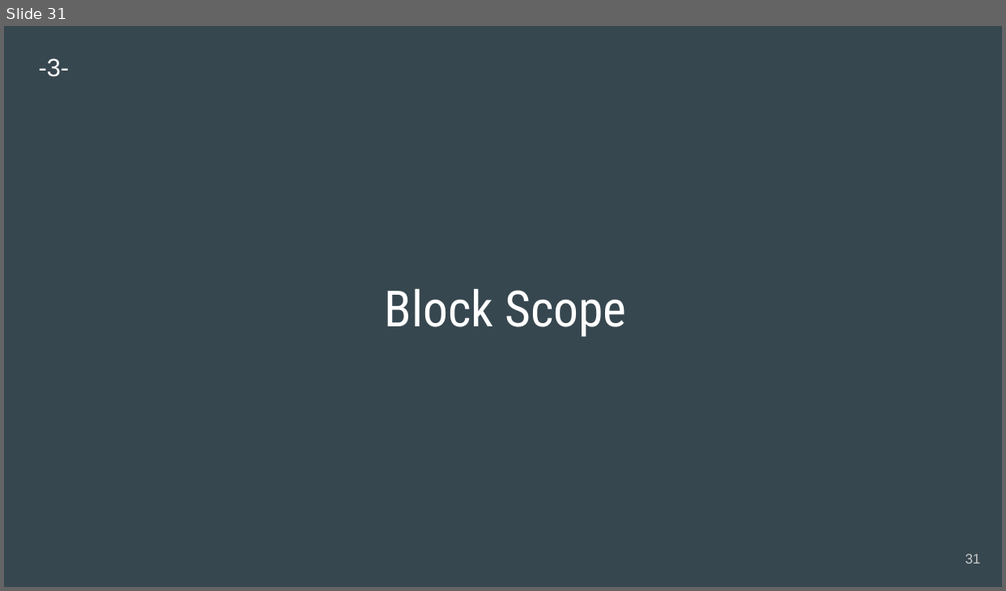
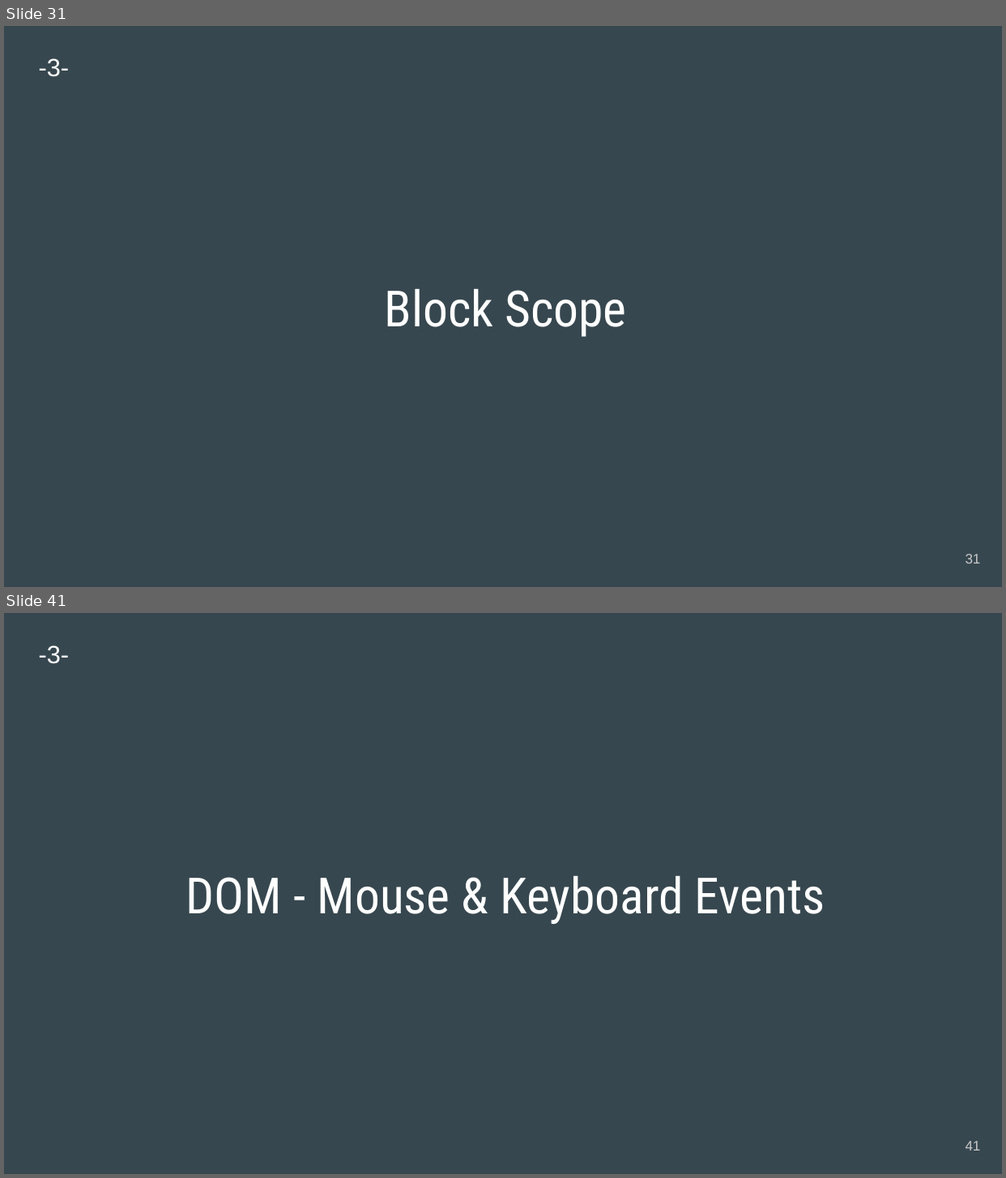
Before and after one commit to engwsalama/webdev_js, a slide deck: 2020-WebDev_js.pptx. Shown one above the other, each under a label of ours: slide 31 before the commit, slides 31 and 41 after it; the slides between them are not shown. The pictures are 1006x591 and 1006x1178 pixels, drawn with LibreOffice and Linux fonts; fonts in the diff are those of the drawing. Boxes give left, top, right and bottom in pixels: in the first picture for what was removed or moved away, otherwise in the second. Text is boxed around its words. In the diff, an @@ line names an element or a change of style, - is before the commit and + after.

```diff
--- a/2020-WebDev_js.pptx
+++ b/2020-WebDev_js.pptx
@@ slide 41 added at [4, 613, 1002, 1174], background #37474F @@
@@ text added at [39, 645, 70, 664], 18 pt, text #FFFFFF @@
+-3-
@@ title added at [186, 876, 825, 924], 36 pt, text #FFFFFF @@
+DOM - Mouse & Keyboard Events
@@ page number added at [965, 1141, 981, 1151], 10 pt, text #CACACA @@
+41
```
Also in this commit, not shown: 11 other slides added.
